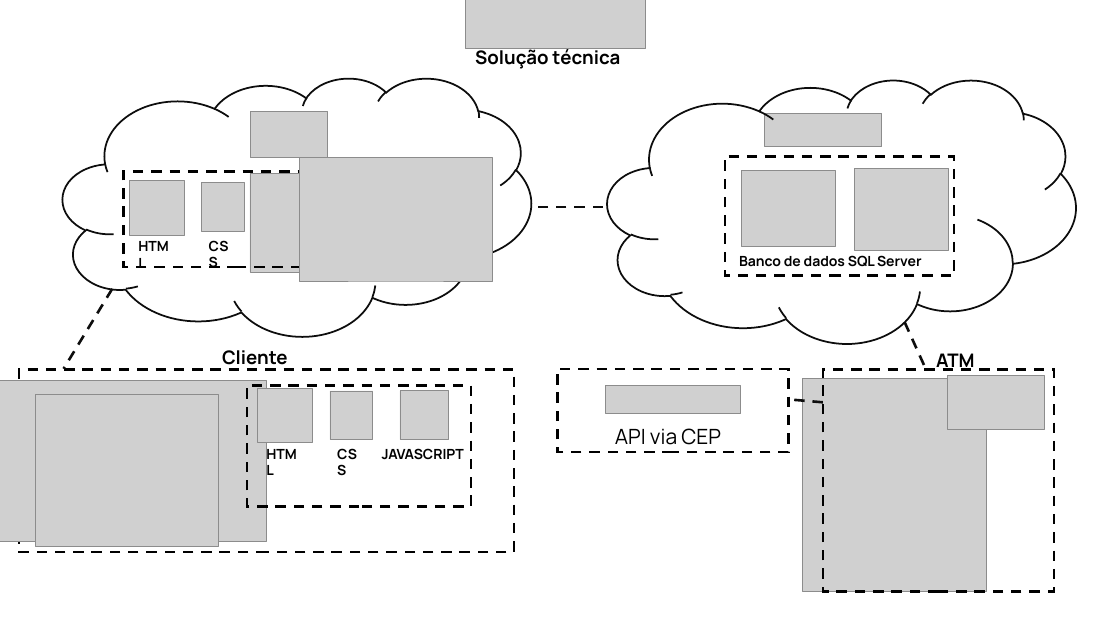
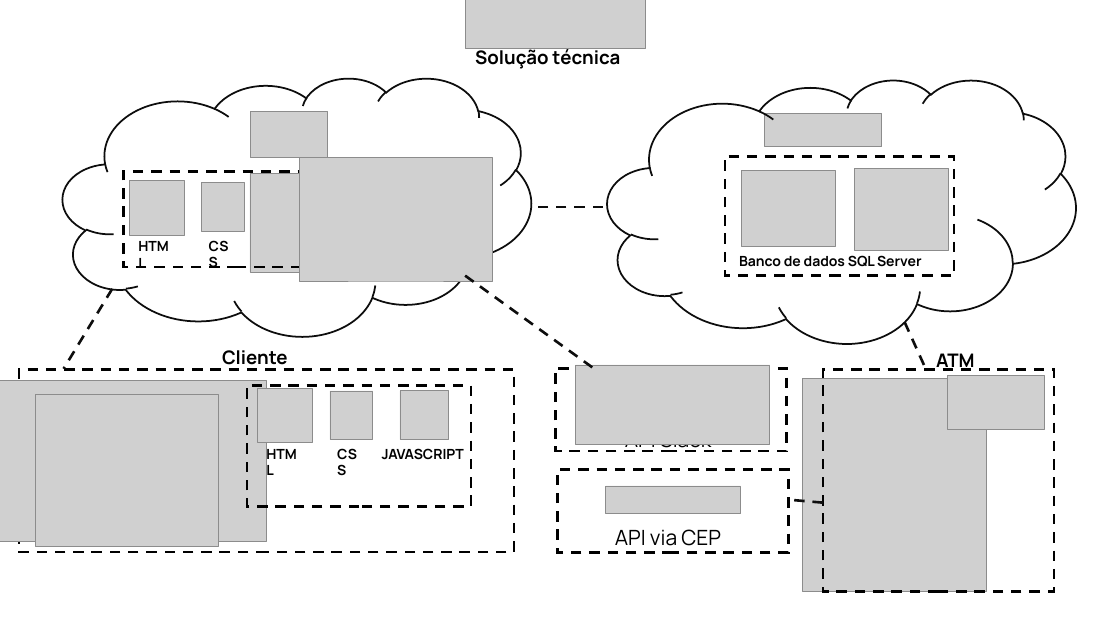
Before and after one commit to Jonas-Bezerra/Monilog-ATMonit, a slide deck: slide 1 of documentacao/Solução Técnica/solução técnica.pptx. Drawn at 1120x630 pixels with LibreOffice and Linux fonts; fonts in the diff are those of the drawing; grey boxes stand for pictures. Boxes give left, top, right and bottom in pixels: in the first picture for what was removed or moved away, otherwise in the second. Text is boxed around its words. In the diff, an @@ line names an element or a change of style, - is before the commit and + after.

```diff
--- a/documentacao/Solução Técnica/solução técnica.pptx
+++ b/documentacao/Solução Técnica/solução técnica.pptx
@@ line added from (465, 276) to (596, 370), #0D0D0D 2.25 pt dashed @@
@@ rectangle added at (x1=556, y1=368, x2=787, y2=451), outline #000000 2.25 pt dashed @@
@@ picture added at (x1=576, y1=365, x2=770, y2=445) @@
@@ text added at (x1=625, y1=444, x2=712, y2=454), 18 pt, text #000000 @@
+API Slack
@@ 1 picture, 1 text, 1 line, 1 rectangle moved together from (x1=557, y1=369, x2=823, y2=452) to (x1=557, y1=470, x2=823, y2=553) @@
```
Also in this commit, not shown: 1 other file.
